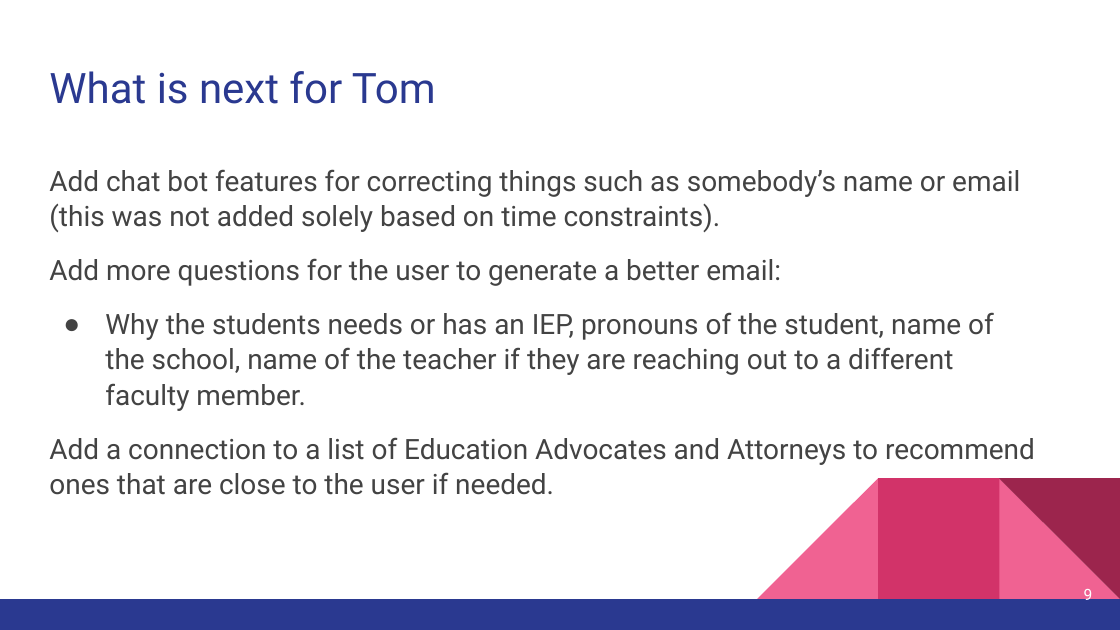
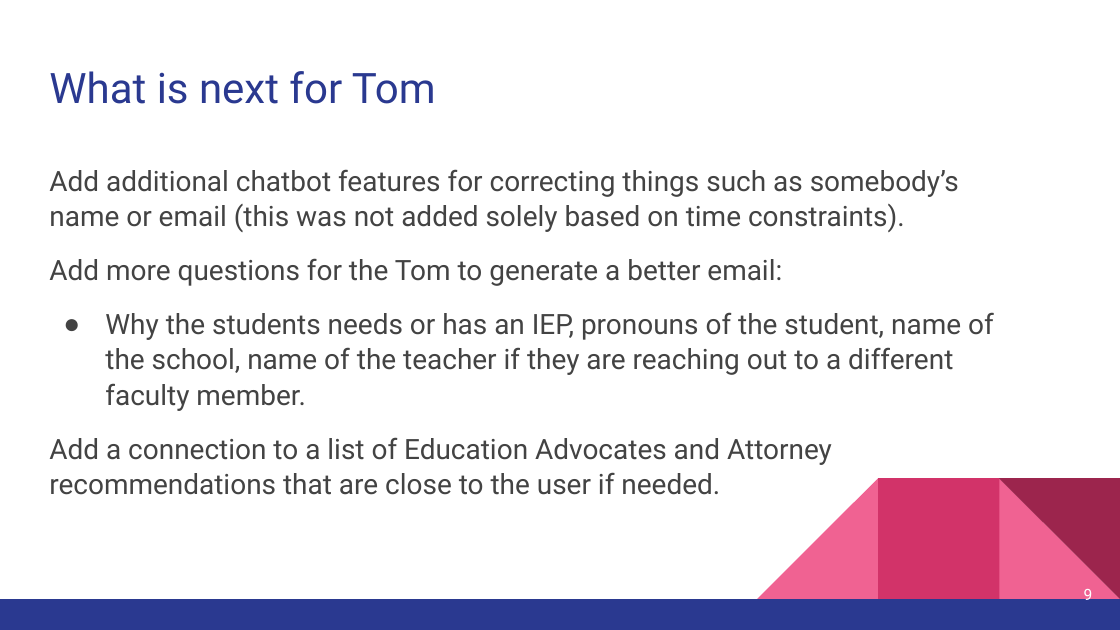
Before and after one commit to Bracciata/TomIEPBot, a slide deck: slide 9 of Resources/PresentationMaterials/Tom the IEP Assistant.pptx. Drawn at 1120x630 pixels with LibreOffice and Linux fonts; fonts in the diff are those of the drawing. Boxes give left, top, right and bottom in pixels: in the first picture for what was removed or moved away, otherwise in the second. Text is boxed around its words. In the diff, an @@ line names an element or a change of style, - is before the commit and + after.

```diff
--- a/Resources/PresentationMaterials/Tom the IEP Assistant.pptx
+++ b/Resources/PresentationMaterials/Tom the IEP Assistant.pptx
@@ text at (49, 169, 959, 286): text changed @@
-Add chat bot features for correcting things such as somebody’s name or email (this was not added solely based on time constraints).
-Add more questions for the user to generate a better email:
+Add additional chatbot features for correcting things such as somebody’s name or email (this was not added solely based on time constraints).
+Add more questions for the Tom to generate a better email:
@@ text at (49, 437, 832, 495): text changed @@
-Add a connection to a list of Education Advocates and Attorneys to recommend ones that are close to the user if needed.
+Add a connection to a list of Education Advocates and Attorney recommendations that are close to the user if needed.
```
Also in this commit, not shown: 6 other slides changed, 2 other files.
